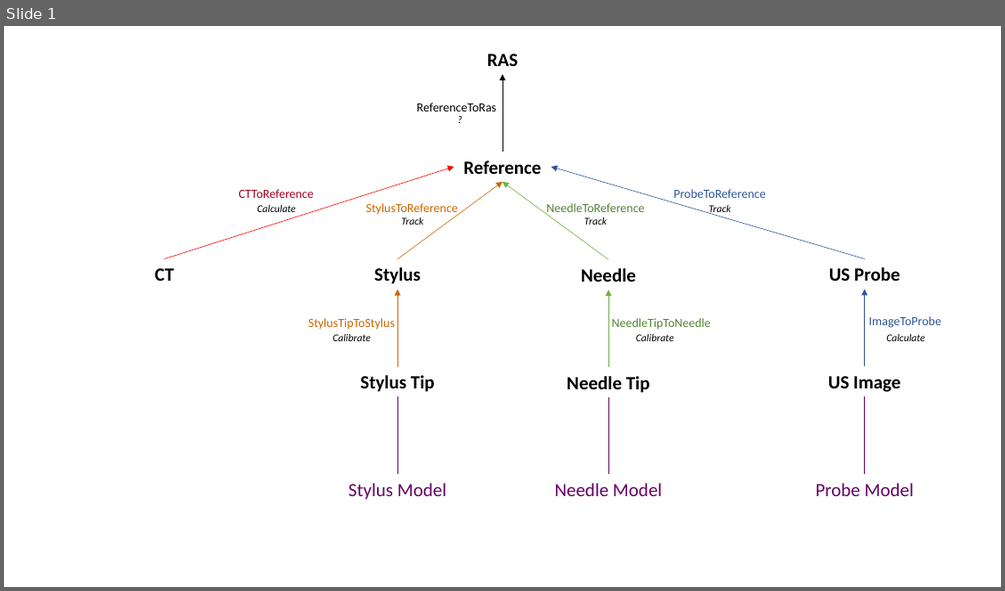
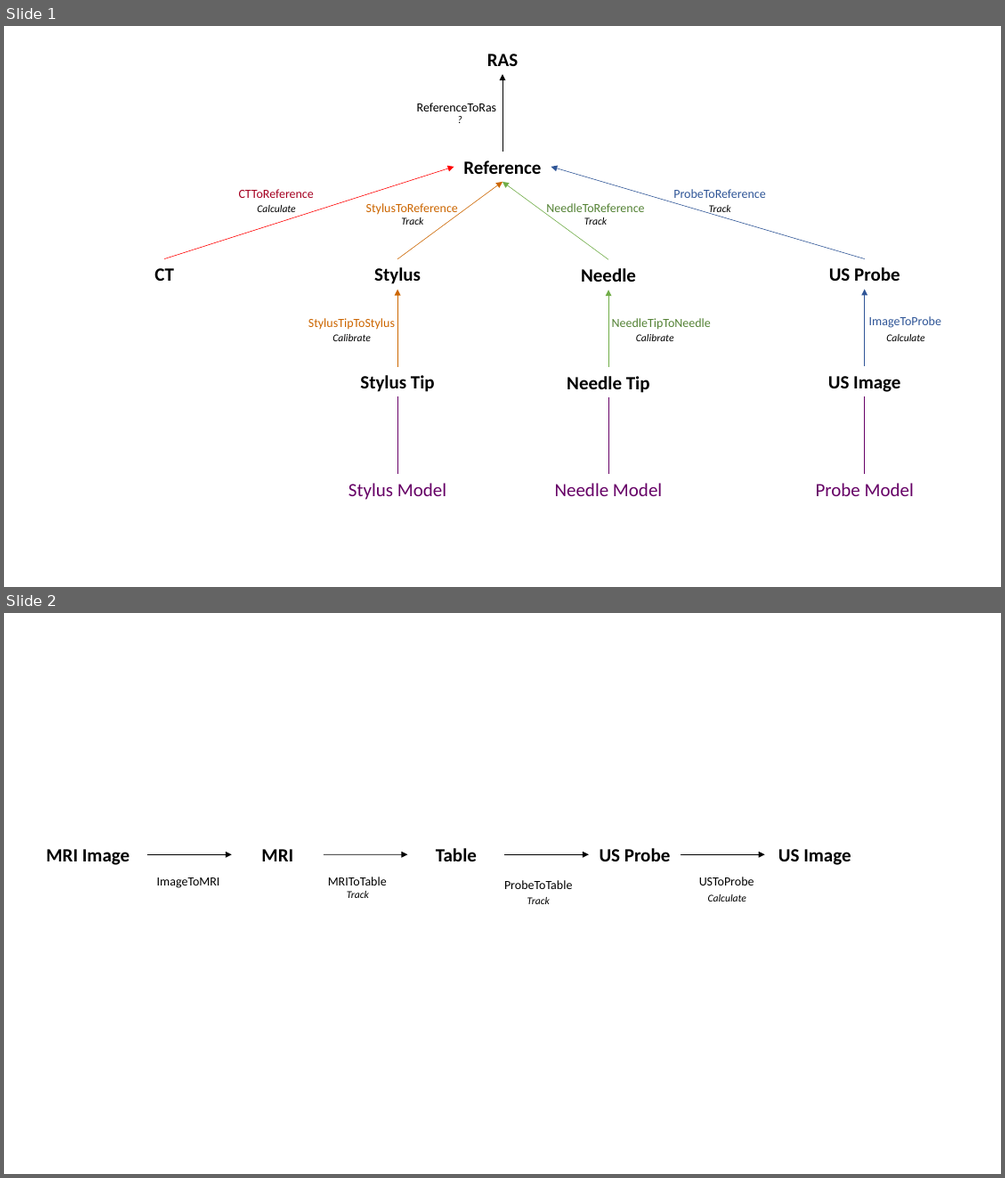
Before and after one commit to ASchonewille/3DUSGuidedIntervention, a slide deck: Docs/TransformHierarchy.pptx. Shown one above the other, each under a label of ours: slide 1 before the commit, slides 1 and 2 after it. The pictures are 1005x591 and 1005x1178 pixels, drawn with LibreOffice and Linux fonts; fonts in the diff are those of the drawing. Boxes give left, top, right and bottom in pixels: in the first picture for what was removed or moved away, otherwise in the second. Text is boxed around its words. In the diff, an @@ line names an element or a change of style, - is before the commit and + after.

```diff
--- a/Docs/TransformHierarchy.pptx
+++ b/Docs/TransformHierarchy.pptx
@@ slide 2 added at [4, 613, 1001, 1174], background #FFFFFF @@
@@ text added at [46, 849, 129, 865], 18 pt, text #000000, bold @@
+MRI Image
@@ text added at [261, 849, 293, 861], 18 pt, text #000000, bold @@
+MRI
@@ text added at [436, 848, 477, 861], 18 pt, text #000000, bold @@
+Table
@@ text added at [599, 848, 670, 861], 18 pt, text #000000, bold @@
+US Probe
@@ text added at [778, 849, 850, 865], 18 pt, text #000000, bold @@
+US Image
@@ arrow added from (146, 854) to (231, 854), #000000 0.5 pt @@
@@ text added at [157, 877, 220, 888], 12 pt, text #000000 @@
+ImageToMRI
@@ arrow added from (324, 854) to (408, 854), #000000 0.5 pt @@
@@ text added at [328, 876, 387, 885], 12 pt, text #000000 @@
+MRIToTable
@@ arrow added from (504, 854) to (589, 854), #000000 0.5 pt @@
@@ arrow added from (680, 854) to (764, 854), #000000 0.5 pt @@
@@ text added at [699, 876, 754, 885], 12 pt, text #000000 @@
+USToProbe
@@ text added at [347, 891, 369, 898], 10 pt, text #000000, italic @@
+Track
@@ text added at [504, 880, 572, 889], 12 pt, text #000000 @@
+ProbeToTable
@@ text added at [527, 897, 550, 904], 10 pt, text #000000, italic @@
+Track
@@ text added at [708, 894, 746, 901], 10 pt, text #000000, italic @@
+Calculate
```
Also in this commit, not shown: 2 other files.
